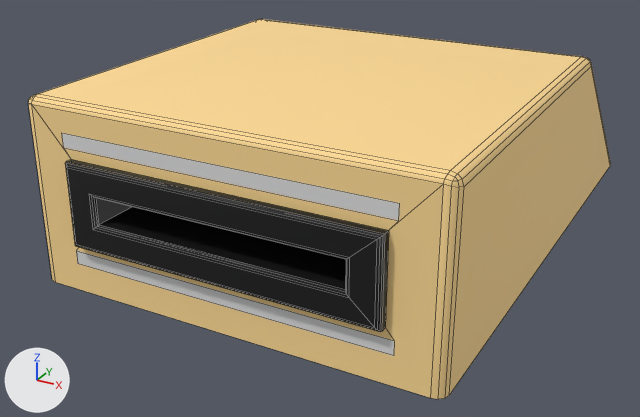
What one commit did to the Blender file public/assets/card-reader.blend.
One viewpoint serves both versions: a camera (50 mm lens) standing at (-0.508, -0.973, 0.489) and looking at (-0.716, -0.595, 0.3). The axes (+X, +Y, +Z) are drawn at lower left. The lights are the same throughout. Mesh edges are drawn as thin lines.

Objects in the first picture: 'card-reader'.
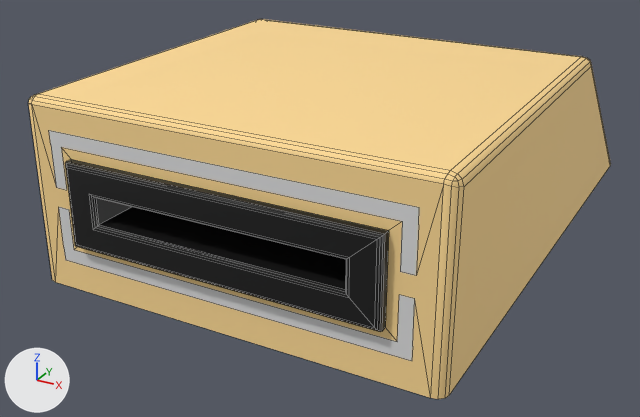
What differs and where, as boxes [x1, y1, x2, y2] in the pictures (640 x 417 px; the box of a moved part takes in the faces that stretch with it):
part 1 of me_card_reader, moved or reshaped
    both: [32, 104, 444, 398]

Diff of the bpy script that builds the scene:
```diff
--- a/public/assets/card-reader.blend.py
+++ b/public/assets/card-reader.blend.py
@@ me_card_reader @@
 me_card_reader.from_pydata(...)  # 112 vertices, 97 faces; spans x -0.8..-0.6, y -0.715..-0.421, z 0.29..0.38
 # verts and faces of me_card_reader; kept vertices keep their numbers, new ones are numbered from 112
+# me_card_reader part 1
+delete_faces([(1, 104, 106, 107, 105, 2, 37, 26), (104, 105, 107, 106), (108, 111, 110, 109), (0, 1, 26, 12, 21, 37, 2, 3, 109, 110, 111, 108)])
+verts[104] = (-0.78, -0.71, 0.36)  # moved, pixel (61, 147)
+verts[108] = (-0.78, -0.71, 0.31)  # moved, pixel (74, 249)
+verts[105] = (-0.62, -0.71, 0.36)  # moved, pixel (402, 221)
+verts[109] = (-0.62, -0.71, 0.31)  # moved, pixel (397, 341)
+verts[106] = (-0.78, -0.71, 0.34)  # moved, pixel (66, 190)
+verts[111] = (-0.78, -0.71, 0.33)  # moved, pixel (69, 209)
+verts[107] = (-0.62, -0.71, 0.34)  # moved, pixel (400, 271)
+verts[110] = (-0.62, -0.71, 0.33)  # moved, pixel (399, 294)
+verts[112] = (-0.786, -0.71, 0.31)  # pixel (63, 247)
+verts[113] = (-0.614, -0.71, 0.31)  # pixel (412, 346)
+verts[114] = (-0.786, -0.71, 0.34)  # pixel (56, 187)
+verts[115] = (-0.614, -0.71, 0.34)  # pixel (416, 275)
+for new, old in zip([*range(116, 120)], [*range(112, 116)]): verts[new] = verts[old] + (0.0, 0.0, 0.02)
+verts[120] = (-0.786, -0.71, 0.366)  # pixel (48, 130)
+verts[121] = (-0.614, -0.71, 0.366)  # pixel (419, 207)
+verts[122] = (-0.614, -0.71, 0.304)  # pixel (411, 361)
+verts[123] = (-0.786, -0.71, 0.304)  # pixel (65, 260)
+faces += [(104, 106, 114, 118, 120, 121, 119, 115, 107, 105)]  # mat_light_0 (white #e7e7e7)
+faces += [(108, 109, 110, 117, 113, 122, 123, 112, 116, 111)]  # mat_light_1 (white #e7e7e7)
+faces += [(2, 3, 109, 110, 117, 21, 37, 115, 107, 105), (12, 21, 117, 113, 122, 123, 112, 116), (0, 1, 104, 106, 114, 26, 12, 116, 111, 108)]  # mat_table (beige #ffdb95), smooth
+faces += [(26, 37, 115, 119, 121, 120, 118, 114)]  # mat_table (beige #ffdb95)
 me_card_reader.materials.append(mat_table)
```
